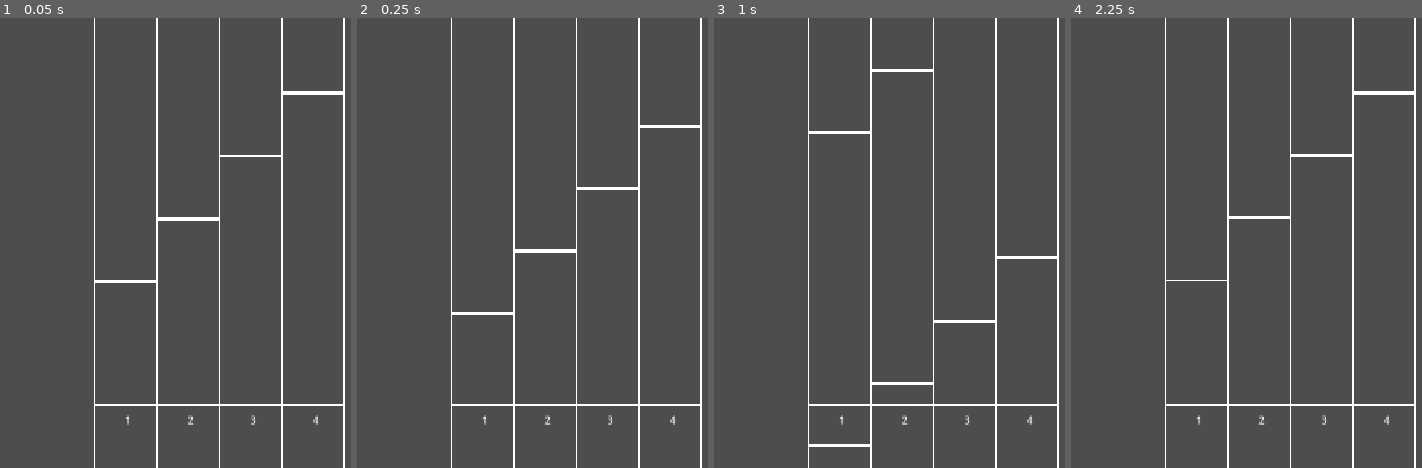
Above: before the commit, frames 1-4 (left to right).
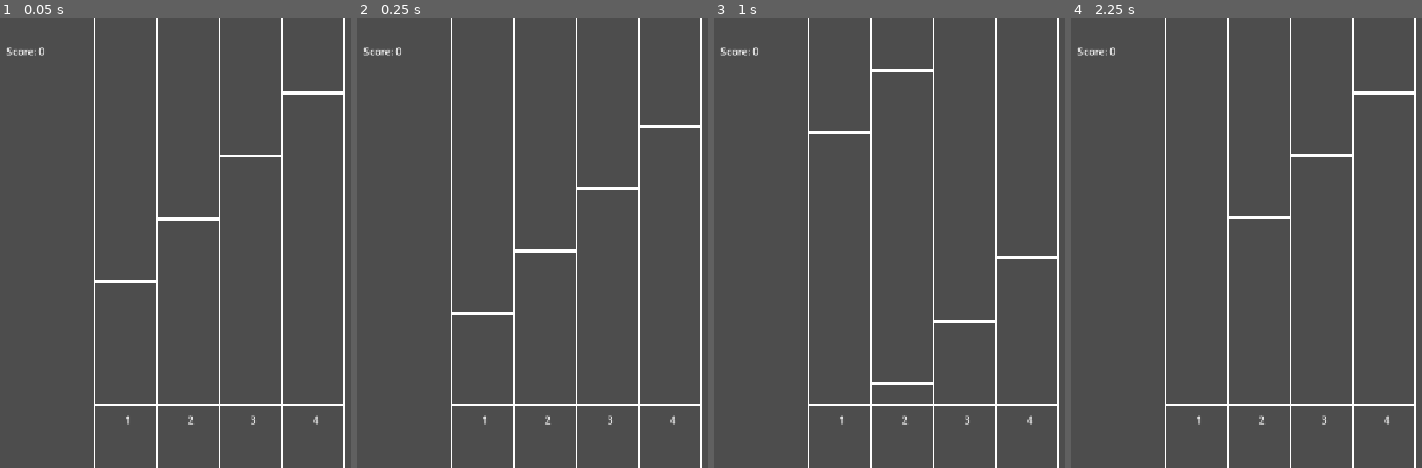
Above: after the commit, the same moments.

Repository: HelloIsReal/Crank-It-Up
Game: Godot game, scene res://main.tscn
Two runs of this game, one before a commit and one after it. Both use one fixed random seed, a clock stepped at 60 frames per second and the inputs below. Sound files missing from this copy of the repository are replaced by a short silence.
Inputs (mouse positions are in pixels of both pictures, inside the frame that each line leads up to):
- Up to frame 1 (0.05 s): no input
- Up to frame 2 (0.25 s): no input
- Up to frame 3 (1 s): tap Enter at 0.5 s; move the mouse to (outside the picture) at 0.52 s; hold Right from 0.53 s (still down); hold D (1) from 0.53 s (still down); click (outside the picture) at 0.67 s; tap F (2) at 0.8 s
- Up to frame 4 (2.25 s): move the mouse to (1281, 265) at 1.27 s; release Right at 1.28 s; release D (1) at 1.28 s; hold Down 1.28-2.03 s; tap F (2) at 1.35 s; tap J (3) at 1.55 s; tap Space at 2 s; move the mouse to (outside the picture) at 2.02 s; hold Right from 2.03 s (still down); hold J (3) from 2.03 s (still down)

The runs differ from the first frame. In frame 1, 0.1% of the frame differs, in the area x 1-13%, y 6-9%; in frame 2, 0.1%; in frame 3, 0.2%, in the area x 1-45%, y 6-96%; in frame 4, 0.2%.

Commit message:
Finished tutorial
ok so apparently the beats variable needs the 0 to be "0.0" and not "0" or else it just rounds to the nearest integer. Which makes the notes teleport in steps rather than actually move down 😭

Diff:
--- a/crank-it-up/main.gd
+++ b/crank-it-up/main.gd
@@ -5,8 +5,18 @@
 	[3, 8],
 	[4, 9],
 	[5, 10],
-
 ]
+var score := 0
+func _process(delta):
+	queue_redraw()
+	for i in (4):
+		var lane = notes[i]
+		while not lane.is_empty():
+			var note = lane[0]
+			if note < $Conductor.beat - 0.5:
+				lane.pop_front()
+			else:
+				break
 
 # Called when the node enters the scene tree for the first time.
 func _draw():
@@ -23,11 +33,35 @@
 		draw_line(judge_start, judge_end, Color.WHITE)
 
 	for i in (4):
+		print($Conductor.beat)
 		for note in notes[i]:
-			var y = 620 + 100 * ($conductor.beat - note)
+			var y = 620 + (100 * ($Conductor.beat - note))
+			print($Conductor.beat)
 			var start = Vector2(100 * i + 200, y)
 			var end = Vector2(100 * (i+1) + 200, y)
 			draw_line(start, end, Color.WHITE, 5)
+	draw_string(ThemeDB.fallback_font, Vector2(60,60), "Score: " + str(score))
 
-func _process(delta):
-	queue_redraw()
+
+
+
+func _unhandled_key_input(event: InputEvent):
+	if(event.is_action_pressed("1")):
+		_handle_lane_press(0)
+	elif(event.is_action_pressed("2")):
+		_handle_lane_press(1)
+	elif(event.is_action_pressed("3")):
+		_handle_lane_press(2)
+	elif(event.is_action_pressed("4")):
+		_handle_lane_press(3)
+
+func _handle_lane_press(lane: int):
+	var lane_notes = notes[lane]
+	if lane_notes.is_empty():
+		return
+
+	var note = lane_notes[0]
+
+	if abs($Conductor.beat - note) < 0.5:
+		lane_notes.pop_front()
+		score+=1
--- a/crank-it-up/main.tscn
+++ b/crank-it-up/main.tscn
@@ -7,9 +7,8 @@
 [node name="Main" type="Node2D" unique_id=781584950]
 script = ExtResource("1_h2yge")
 
-[node name="conductor" type="AudioStreamPlayer" parent="." unique_id=1288585343]
+[node name="Conductor" type="AudioStreamPlayer" parent="." unique_id=710109079]
 stream = ExtResource("1_0xm2m")
-volume_db = -2.0
 autoplay = true
 script = ExtResource("2_h2yge")
 bpm = 170
Not shown, changed: crank-it-up/Infection - ARForest.mp3.import
